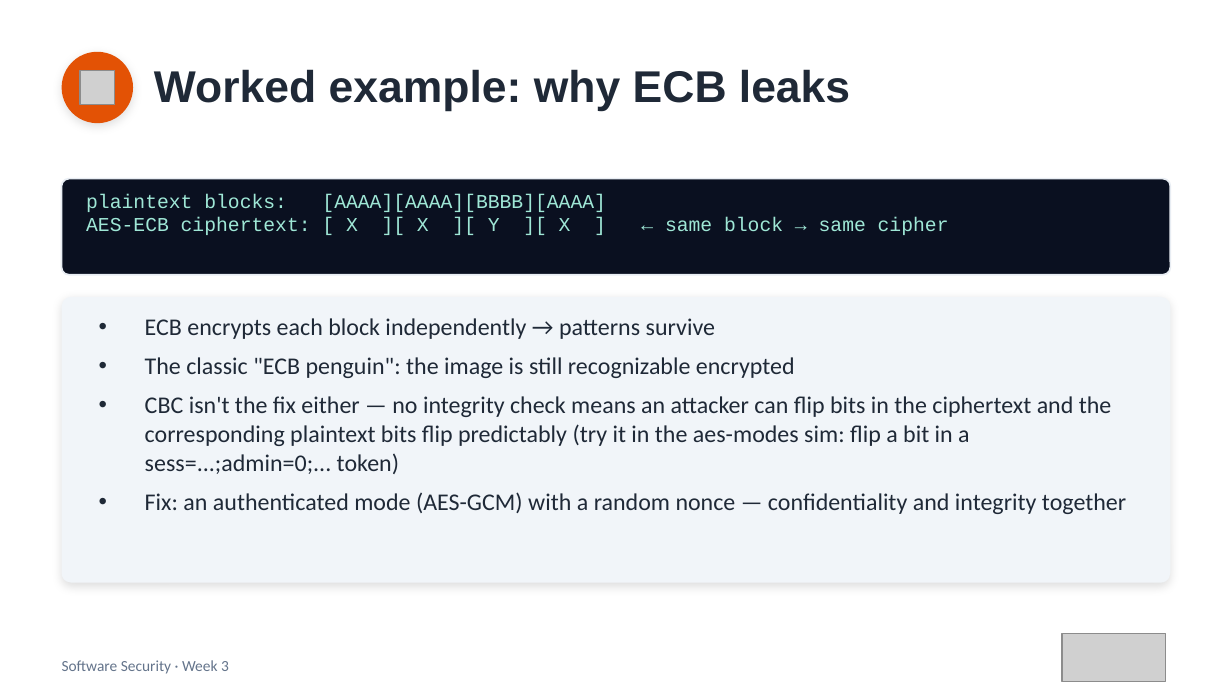
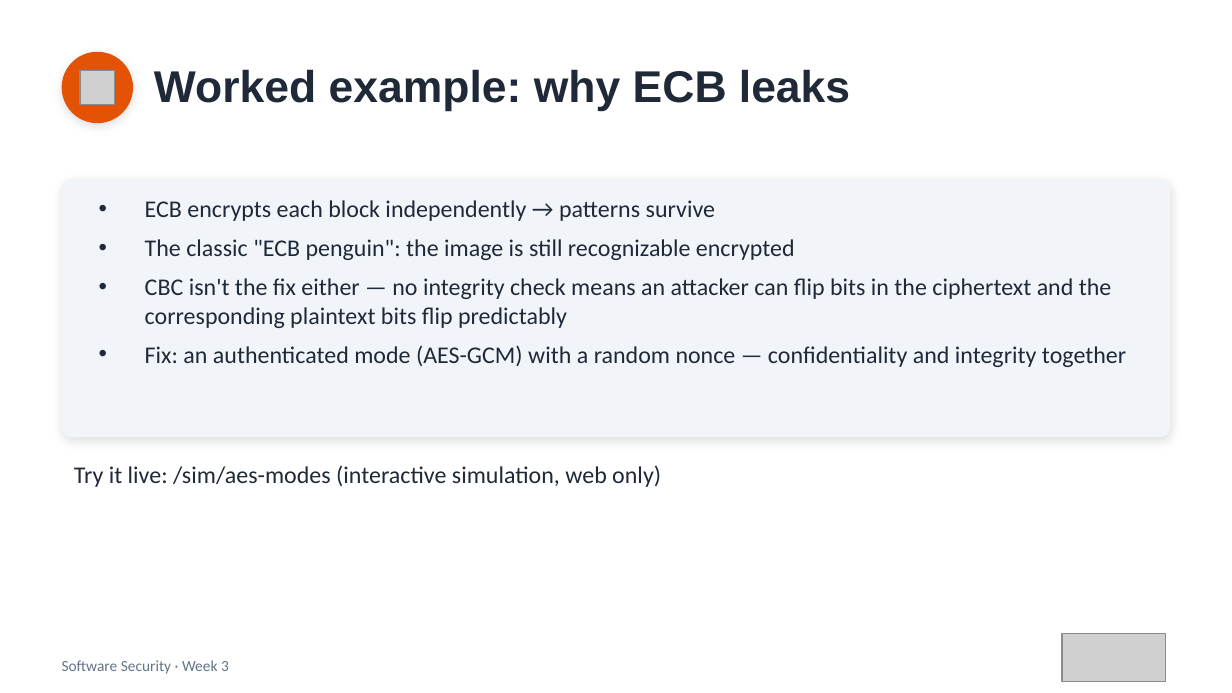
Before and after one commit to 6531503085Sutapat/software-security, a slide deck: slide 7 of slides/pptx/week03.pptx. Drawn at 1232x693 pixels with LibreOffice and Linux fonts; fonts in the diff are those of the drawing; grey boxes stand for pictures. Boxes give left, top, right and bottom in pixels: in the first picture for what was removed or moved away, otherwise in the second. Text is boxed around its words. In the diff, an @@ line names an element or a change of style, - is before the commit and + after.

```diff
--- a/slides/pptx/week03.pptx
+++ b/slides/pptx/week03.pptx
@@ rounded rectangle: place and size @@
-rounded rectangle at (62, 297, 1170, 583)
+rounded rectangle at (62, 179, 1170, 437)
@@ rounded rectangle at (62, 179, 1170, 437): proportions changed @@
@@ rounded rectangle removed at (62, 179, 1170, 275) @@
@@ text removed at (86, 194, 949, 235) @@
-plaintext blocks: [AAAA][AAAA][BBBB][AAAA]
-AES-ECB ciphertext: [ X ][ X ][ Y ][ X ] ← same block → same cipher
@@ text "ECB encrypts each block independently ...": place and size @@
-text "ECB encrypts each block independently ..." at (145, 318, 1126, 514)
+text "ECB encrypts each block independently ..." at (145, 200, 1126, 367)
@@ text at (145, 278, 1112, 328): text changed @@
-• CBC isn't the fix either — no integrity check means an attacker can flip bits in the ciphertext and the corresponding plaintext bits flip predictably (try it in the aes-modes sim: flip a bit in a sess=...;admin=0;... token)
+• CBC isn't the fix either — no integrity check means an attacker can flip bits in the ciphertext and the corresponding plaintext bits flip predictably
@@ text added at (74, 466, 661, 487), 14 pt, text #1F2937 @@
+Try it live: /sim/aes-modes (interactive simulation, web only)
```
Also in this commit, not shown: 1 slide added, 9 other files.
